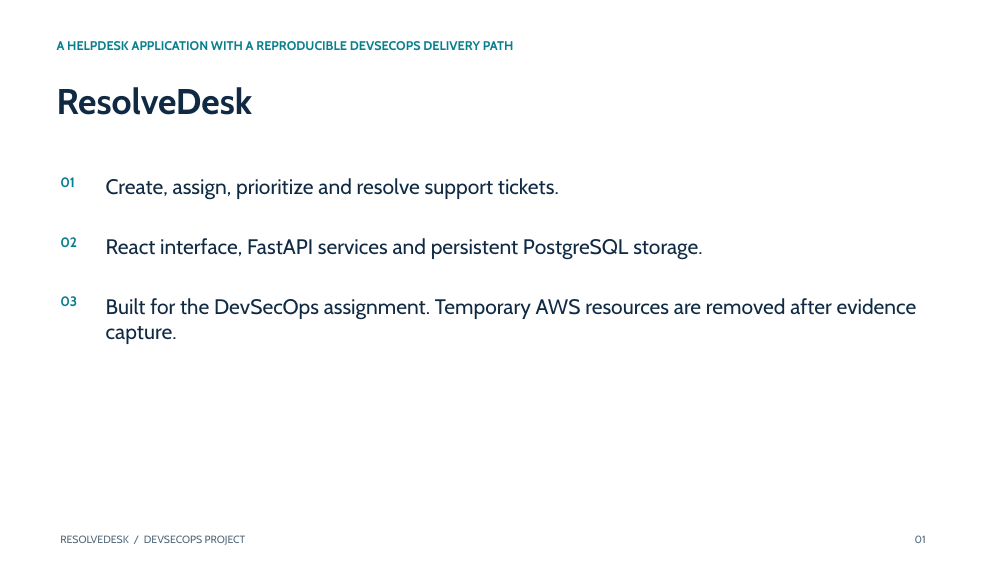
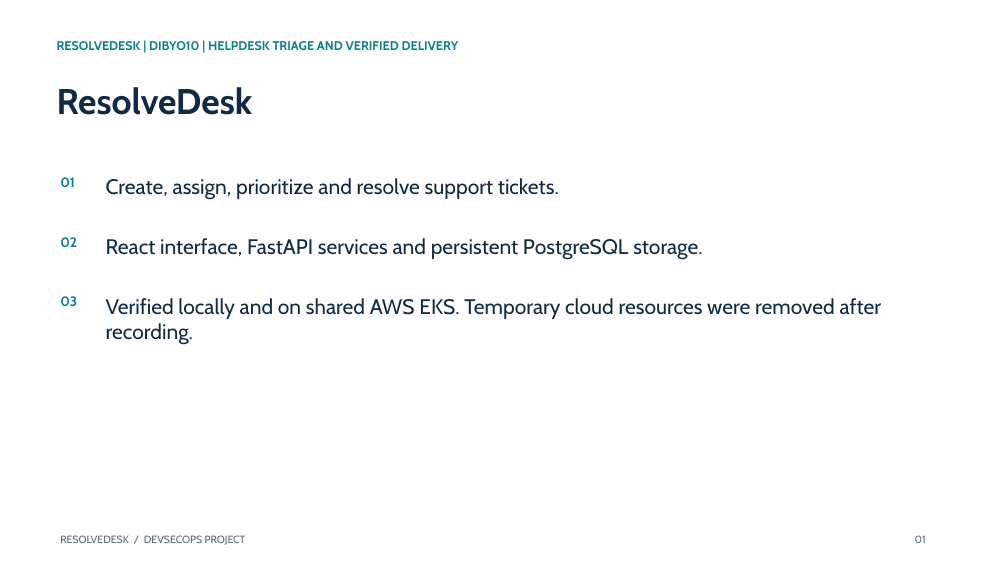
Before and after one commit to dibyo10/resolvedesk-devsecops, a slide deck: slide 1 of demo/presentation.pptx. Drawn at 1008x567 pixels with LibreOffice and Linux fonts; fonts in the diff are those of the drawing. Boxes give left, top, right and bottom in pixels: in the first picture for what was removed or moved away, otherwise in the second. Text is boxed around its words. In the diff, an @@ line names an element or a change of style, - is before the commit and + after.

Commit message:
Prepare final presentation PDF and exact ResolveDesk presenter guide

```diff
--- a/demo/presentation.pptx
+++ b/demo/presentation.pptx
@@ text at <box>57,41,459,50</box>: text changed @@
-A HELPDESK APPLICATION WITH A REPRODUCIBLE DEVSECOPS DELIVERY PATH
+RESOLVEDESK | DIBYO10 | HELPDESK TRIAGE AND VERIFIED DELIVERY
@@ text at <box>106,298,881,345</box>: text changed @@
-Built for the DevSecOps assignment. Temporary AWS resources are removed after evidence capture.
+Verified locally and on shared AWS EKS. Temporary cloud resources were removed after recording.
```
Also in this commit, not shown: 4 other slides changed, 7 other files.
